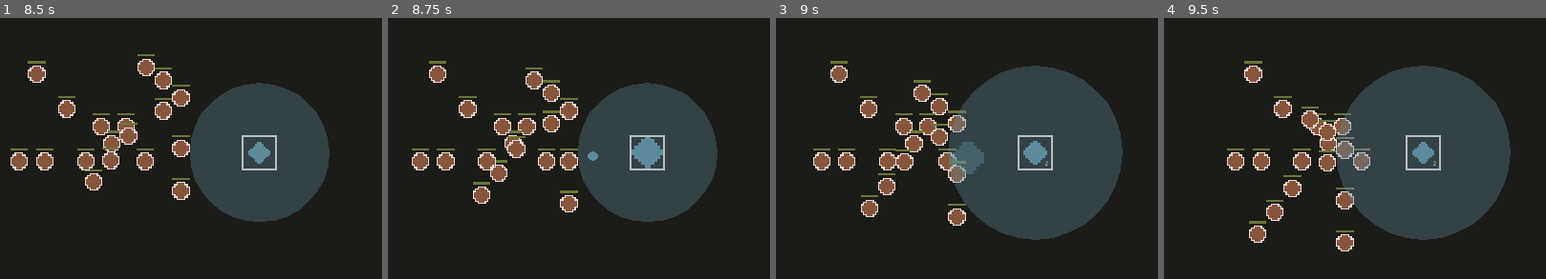
Above: before the commit, frames 1-4 (left to right).
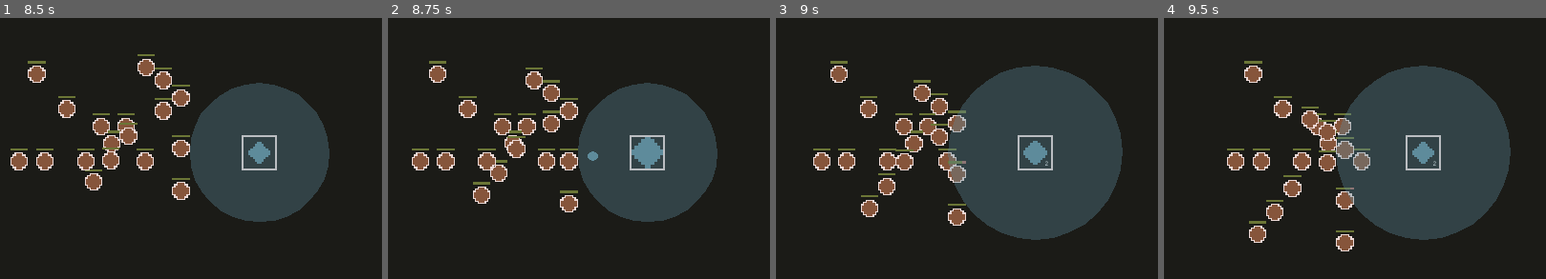
Above: after the commit, the same moments.

Repository: nolenroyalty/ReShape-TD
Game: Godot game, scene res://Main.tscn
The game is run twice, just before and just after one commit, with the same random seed, the same clock (stepped at 60 frames per second) and the same inputs.
Inputs (mouse positions are % of the whole screen's width and height, from its top left):
- Up to frame 1 (8.5 s): click "Start" at 0.5 s; click "Got It!" at 1.25 s; click "Start" at 2 s; click (1, 55) at 2.77 s; move the mouse to (40, 47) at 3.52 s; hold U (upgrade_tower) 3.53-4.28 s; hold Shift (continue_building) 3.53-4.28 s; click (40, 47) at 3.67 s; move the mouse to (30, 55) at 4.27 s; tap one key every 0.75 s from 4.35 s: R (reshape_tower) 1 (select_tower_1) 2 (select_tower_2) 3 (select_tower_3) S (sell_tower) N (send_wave); move the mouse to (60, 28) at 5.02 s; hold U (upgrade_tower) 5.03-6.53 s; move the mouse to (45, 70) at 5.77 s; click (45, 70) at 5.92 s; move the mouse to (80, 65) at 6.52 s; move the mouse to (20, 35) at 7.27 s; move the mouse to (55, 50) at 8.02 s; click (55, 50) at 8.17 s
- Up to frame 2 (8.75 s): no input
- Up to frame 3 (9 s): move the mouse to (35, 25) at 8.77 s; hold U (upgrade_tower) from 8.78 s (still down); tap Shift (continue_building) at 8.85 s
- Up to frame 4 (9.5 s): keep holding U (upgrade_tower)
The pictures show only the part of the screen within x 22-72%, y 28-78%; the shares and areas given below are measured in that part.

Frames 1-2 are identical in both runs. In frame 3, 0.7% of the frame differs, in the area x 46-55%, y 47-60%; in frame 4, less than 0.1%.

Commit message:
split out animation players and flip "explodes"

Diff:
--- a/project.godot
+++ b/project.godot
@@ -137,17 +137,17 @@
 }
 DEBUG_GIVE_GOLD={
 "deadzone": 0.5,
-"events": [ Object(InputEventKey,"resource_local_to_scene":false,"resource_name":"","device":0,"alt":false,"shift":false,"control":true,"meta":false,"command":true,"pressed":false,"scancode":65,"physical_scancode":0,"unicode":0,"echo":false,"script":null)
+"events": [ Object(InputEventKey,"resource_local_to_scene":false,"resource_name":"","device":0,"alt":false,"shift":false,"control":true,"meta":true,"command":true,"pressed":false,"scancode":65,"physical_scancode":0,"unicode":0,"echo":false,"script":null)
  ]
 }
 DEBUG_ADVANCE={
 "deadzone": 0.5,
-"events": [ Object(InputEventKey,"resource_local_to_scene":false,"resource_name":"","device":0,"alt":false,"shift":false,"control":true,"meta":false,"command":true,"pressed":false,"scancode":47,"physical_scancode":0,"unicode":0,"echo":false,"script":null)
+"events": [ Object(InputEventKey,"resource_local_to_scene":false,"resource_name":"","device":0,"alt":false,"shift":false,"control":true,"meta":true,"command":true,"pressed":false,"scancode":47,"physical_scancode":0,"unicode":0,"echo":false,"script":null)
  ]
 }
 DEBUG_START={
 "deadzone": 0.5,
-"events": [ Object(InputEventKey,"resource_local_to_scene":false,"resource_name":"","device":0,"alt":false,"shift":false,"control":true,"meta":false,"command":true,"pressed":false,"scancode":66,"physical_scancode":0,"unicode":0,"echo":false,"script":null)
+"events": [ Object(InputEventKey,"resource_local_to_scene":false,"resource_name":"","device":0,"alt":false,"shift":false,"control":true,"meta":true,"command":true,"pressed":false,"scancode":66,"physical_scancode":0,"unicode":0,"echo":false,"script":null)
  ]
 }
 continue_building={
@@ -177,7 +177,7 @@
 }
 DEBUG_VALIDATE_ASTAR={
 "deadzone": 0.5,
-"events": [ Object(InputEventKey,"resource_local_to_scene":false,"resource_name":"","device":0,"alt":false,"shift":false,"control":true,"meta":false,"command":true,"pressed":false,"scancode":81,"physical_scancode":0,"unicode":0,"echo":false,"script":null)
+"events": [ Object(InputEventKey,"resource_local_to_scene":false,"resource_name":"","device":0,"alt":false,"shift":false,"control":true,"meta":true,"command":true,"pressed":false,"scancode":81,"physical_scancode":0,"unicode":0,"echo":false,"script":null)
  ]
 }
 
--- a/towers/Tower.gd
+++ b/towers/Tower.gd
@@ -14,7 +14,8 @@
 onready var generous_range = $GenerousRange
 onready var shot_timer = $ShotTimer
 onready var audio = $AudioStreamPlayer
-onready var animation_player = $AnimationPlayer
+onready var sprite_animator = $SpriteAnimationPlayer
+onready var rect_animator = $ColorRectAnimationPlayer
 
 var WAIT_TIME = 1.0
 
@@ -122,7 +123,7 @@
 			get_parent().add_child(bullet)
 
 		maybe_play_shoot_sound()
-		animation_player.play("shoot")
+		sprite_animator.play("shoot")
 		shot_timer.start(my_stats.ATTACK_SPEED)
 
 func refresh_range():
@@ -203,7 +204,7 @@
 		enable_generous()
 
 func handle_reshaped(shape, upgrade):
-	animation_player.play("Reshaped")
+	rect_animator.play("reshaped")
 	if shape == my_shape and upgrade == Upgrades.T.GENEROUS:
 		enable_generous()
 
--- a/towers/Tower.tscn
+++ b/towers/Tower.tscn
@@ -86,6 +86,49 @@
 "values": [ Vector2( 1, 1 ), Vector2( 1.5, 1.5 ), Vector2( 1, 1 ) ]
 }
 
+[sub_resource type="Animation" id=7]
+length = 0.001
+tracks/0/type = "value"
+tracks/0/path = NodePath("Sprite:scale")
+tracks/0/interp = 1
+tracks/0/loop_wrap = true
+tracks/0/imported = false
+tracks/0/enabled = true
+tracks/0/keys = {
+"times": PoolRealArray( 0 ),
+"transitions": PoolRealArray( 1 ),
+"update": 0,
+"values": [ Vector2( 1, 1 ) ]
+}
+tracks/1/type = "value"
+tracks/1/path = NodePath("ReShapedRect:modulate")
+tracks/1/interp = 1
+tracks/1/loop_wrap = true
+tracks/1/imported = false
+tracks/1/enabled = true
+tracks/1/keys = {
+"times": PoolRealArray( 0 ),
+"transitions": PoolRealArray( 1 ),
+"update": 0,
+"values": [ Color( 1, 1, 1, 0 ) ]
+}
+
+[sub_resource type="Animation" id=8]
+resource_name = "reshaped"
+length = 0.75
+tracks/0/type = "value"
+tracks/0/path = NodePath("ReShapedRect:modulate")
+tracks/0/interp = 2
+tracks/0/loop_wrap = true
+tracks/0/imported = false
+tracks/0/enabled = true
+tracks/0/keys = {
+"times": PoolRealArray( 0, 0.4, 0.75 ),
+"transitions": PoolRealArray( 1, 1, 1 ),
+"update": 0,
+"values": [ Color( 1, 1, 1, 0 ), Color( 1, 1, 1, 0.882353 ), Color( 1, 1, 1, 0 ) ]
+}
+
 [node name="Tower" type="Node2D" groups=["tower"]]
 script = ExtResource( 1 )
 
@@ -139,10 +182,14 @@
 
 [node name="AudioStreamPlayer" type="AudioStreamPlayer" parent="."]
 
-[node name="AnimationPlayer" type="AnimationPlayer" parent="."]
+[node name="SpriteAnimationPlayer" type="AnimationPlayer" parent="."]
 anims/RESET = SubResource( 4 )
 anims/Reshaped = SubResource( 6 )
 anims/shoot = SubResource( 5 )
+
+[node name="ColorRectAnimationPlayer" type="AnimationPlayer" parent="."]
+anims/RESET = SubResource( 7 )
+anims/reshaped = SubResource( 8 )
 
 [node name="ReShapedRect" type="ColorRect" parent="."]
 modulate = Color( 1, 1, 1, 0 )
--- a/towers/Upgrades.gd
+++ b/towers/Upgrades.gd
@@ -23,7 +23,7 @@
 class Stats extends Node:
 	var upgrades = []
 	var CHILLS = false
-	var EXPLODES = true
+	var EXPLODES = false
 # 	var BURNING_GROUND = false
 	var PIERCES = 0
 	var CHAINS = 0
Not shown: 1 places in towers/Tower.tscn that only renumber resources
